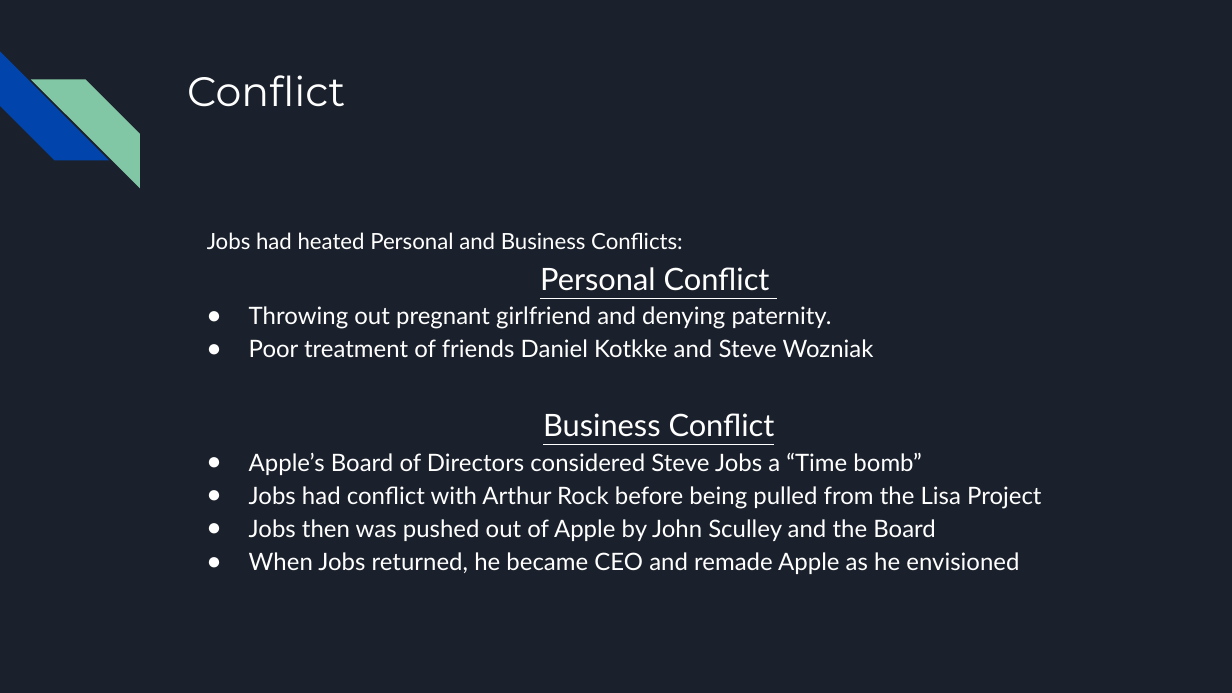
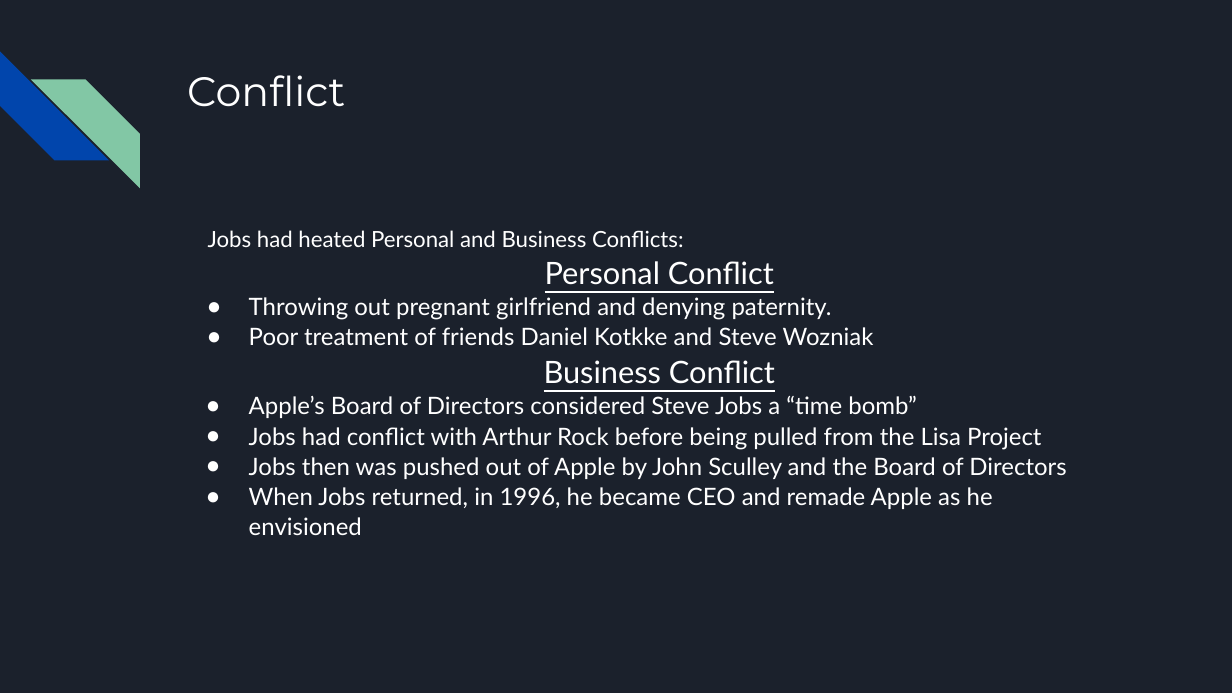
Before and after one commit to Ploppa-Smurph/ctec107_SkillsforITSuccess, a slide deck: slide 3 of group/A Review_ Jobs-2013.pptx. Drawn at 1232x693 pixels with LibreOffice and Linux fonts; fonts in the diff are those of the drawing. Boxes give left, top, right and bottom in pixels: in the first picture for what was removed or moved away, otherwise in the second. Text is boxed around its words. In the diff, an @@ line names an element or a change of style, - is before the commit and + after.

```diff
--- a/group/A Review_ Jobs-2013.pptx
+++ b/group/A Review_ Jobs-2013.pptx
@@ text at (x1=208, y1=230, x2=1041, y2=450): indent changed; line spacing 1.15 to 1.05 @@
@@ text at (x1=249, y1=396, x2=916, y2=418): text changed @@
-● Apple’s Board of Directors considered Steve Jobs a “Time bomb”
+● Apple’s Board of Directors considered Steve Jobs a “time bomb”
@@ text at (x1=249, y1=457, x2=1066, y2=535): text changed @@
-● Jobs then was pushed out of Apple by John Sculley and the Board
-● When Jobs returned, he became CEO and remade Apple as he envisioned
+● Jobs then was pushed out of Apple by John Sculley and the Board of Directors
+● When Jobs returned, in 1996, he became CEO and remade Apple as he envisioned
```
Also in this commit, not shown: 1 other slide changed, 1 other file.
